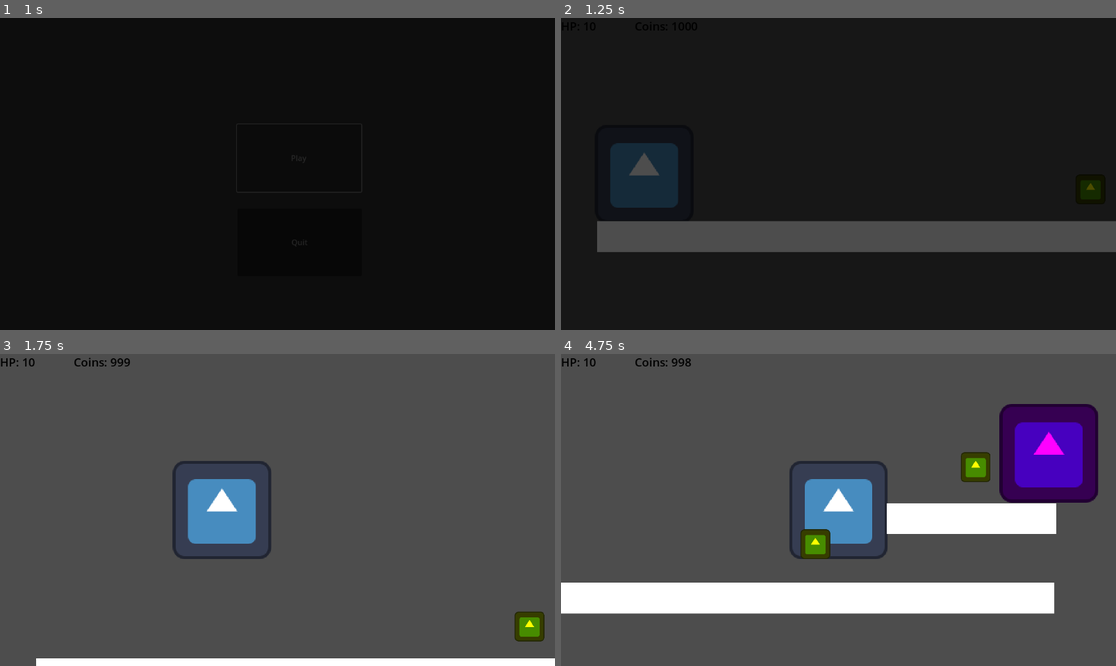
Above: before the commit, frames 1-4 (two rows, left to right).
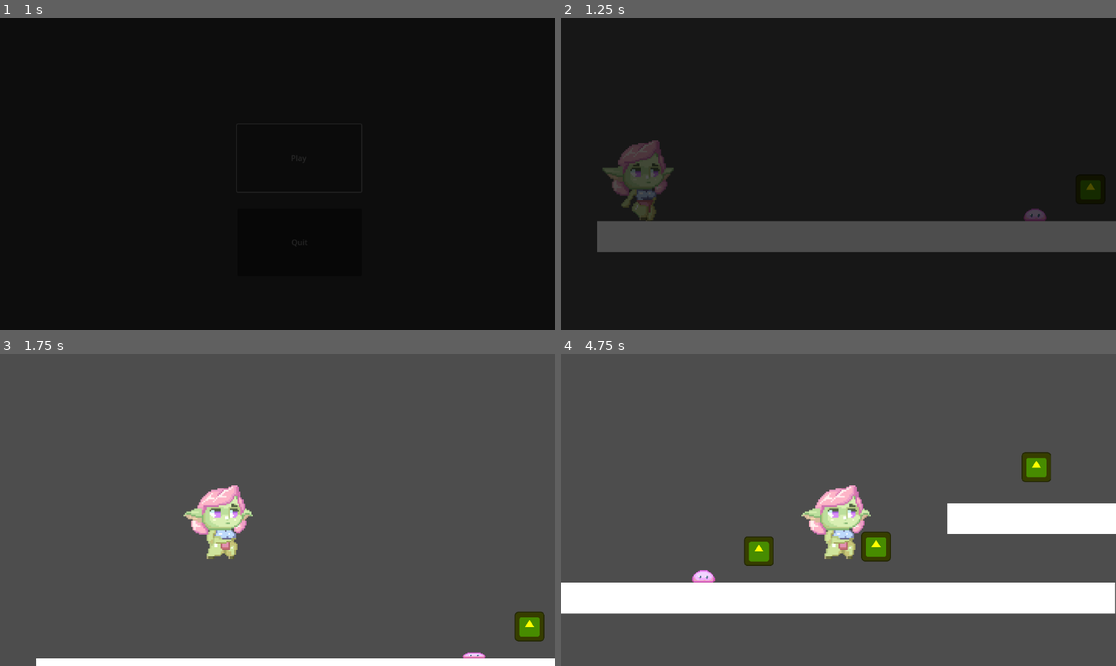
Above: after the commit, the same moments.

Repository: Rabbidking/Game-Develop-Month
Game: Godot game, scene res://Scenes/main.tscn
Same seed, same stepped clock (60 frames per second), same inputs: the game is played once before the commit and once after it. The engine's default icon, where the game draws it, is replaced by a stand-in: a white triangle on a blue panel in a dark square.
Inputs:
- Up to frame 1 (1 s): click "Play" at 0.5 s
- Up to frame 2 (1.25 s): no input
- Up to frame 3 (1.75 s): tap Enter (ui_accept) at 1.25, 1.52, 1.55 s; hold Right (ui_right) from 1.28 s (still down); tap Z (throw_coin) at 1.35 s
- Up to frame 4 (4.75 s): tap Enter (ui_accept) at 1.82, 2.1, 2.27, 2.57, 3.05, 3.77, 4.07, 4.35, 4.52 s; tap Z (throw_coin) at 2.3, 2.85, 3.6 s; release Right (ui_right) at 2.78 s; hold Left (ui_left) 2.78-3.53 s; hold Right (ui_right) from 3.53 s (still down)

Frame 1 is identical in both runs. In frame 2, 2.6% of the frame differs, in the area x 7-88%, y 39-66%; in frame 3, 3.6%; in frame 4, 14%, in the area x 0-100%, y 1-84%.

Commit message:
Melee Update
-Added Sprite Animations to Player
-Added Sprite, Animations, Class to Slime
-Added Basic Melee Attack

Diff:
--- a/Scenes/Characters/Player.tscn
+++ b/Scenes/Characters/Player.tscn
@@ -1,10 +1,120 @@
-[gd_scene load_steps=4 format=3 uid="uid://cg30x40n0c7pl"]
+[gd_scene load_steps=23 format=3 uid="uid://cg30x40n0c7pl"]
 
 [ext_resource type="Script" path="res://Scripts/Player.gd" id="1_r040e"]
 [ext_resource type="Texture2D" uid="uid://dvbg65h2l8c2v" path="res://icon.svg" id="2_7vdvc"]
+[ext_resource type="Texture2D" uid="uid://cbrckxkf3714a" path="res://Sprites/Character Sprites/Player/Player Smack 1.png" id="3_dncnx"]
+[ext_resource type="Texture2D" uid="uid://c1nt22bqxf6qw" path="res://Sprites/Character Sprites/Player/Player Jump 1.png" id="4_agmx2"]
+[ext_resource type="Texture2D" uid="uid://bhq4t5h6ivu86" path="res://Sprites/Character Sprites/Player/Player Jump 2.png" id="5_io5oi"]
+[ext_resource type="Texture2D" uid="uid://bdwpevgqycmyg" path="res://Sprites/Character Sprites/Player/Player Jump 3.png" id="6_wva6p"]
+[ext_resource type="Texture2D" uid="uid://cx4sx3r2afr0" path="res://Sprites/Character Sprites/Player/Player Smack 2.png" id="7_6nk3o"]
+[ext_resource type="Texture2D" uid="uid://qv2cwtblsmuo" path="res://Sprites/Character Sprites/Player/Player Smack 3.png" id="8_2chmj"]
+[ext_resource type="Texture2D" uid="uid://7bndgbhdcibg" path="res://Sprites/Character Sprites/Player/Player Smack 4.png" id="9_gowym"]
+[ext_resource type="Texture2D" uid="uid://c4p7lrqekatc8" path="res://Sprites/Character Sprites/Player/Player Toss 1.png" id="10_i5sib"]
+[ext_resource type="Texture2D" uid="uid://dc1tjr72wpf7q" path="res://Sprites/Character Sprites/Player/Player Toss 2.png" id="11_51x5h"]
+[ext_resource type="Texture2D" uid="uid://b6c0kgu0bmsc8" path="res://Sprites/Character Sprites/Player/Player Toss 3.png" id="12_l0xe5"]
+[ext_resource type="Texture2D" uid="uid://d34wn6sw0mrb3" path="res://Sprites/Character Sprites/Player/Player Walk 1.png" id="13_g5ltd"]
+[ext_resource type="Texture2D" uid="uid://brub2q1dhysf6" path="res://Sprites/Character Sprites/Player/Player Walk 2.png" id="14_rivoe"]
+[ext_resource type="Texture2D" uid="uid://da4h1jjiah5y1" path="res://Sprites/Character Sprites/Player/Player Walk 3.png" id="15_sq45y"]
+[ext_resource type="Texture2D" uid="uid://c5e2eym3uhgpb" path="res://Sprites/Character Sprites/Player/Player Walk 4.png" id="16_rowro"]
+[ext_resource type="Texture2D" uid="uid://cccfk1i6dayim" path="res://Sprites/Character Sprites/Player/Player Walk 5.png" id="17_eo0u4"]
+[ext_resource type="Texture2D" uid="uid://cg84pbvycibiv" path="res://Sprites/Character Sprites/Player/Player Walk 6.png" id="18_4w3ws"]
+[ext_resource type="Texture2D" uid="uid://bhpuaxprq5q0m" path="res://Sprites/Character Sprites/Player/Player Walk 7.png" id="19_aur34"]
+
+[sub_resource type="SpriteFrames" id="SpriteFrames_s2cak"]
+animations = [{
+"frames": [{
+"duration": 1.0,
+"texture": ExtResource("6_wva6p")
+}],
+"loop": true,
+"name": &"Falling",
+"speed": 5.0
+}, {
+"frames": [{
+"duration": 1.0,
+"texture": ExtResource("3_dncnx")
+}],
+"loop": false,
+"name": &"Idle",
+"speed": 5.0
+}, {
+"frames": [{
+"duration": 1.0,
+"texture": ExtResource("4_agmx2")
+}, {
+"duration": 1.0,
+"texture": ExtResource("5_io5oi")
+}, {
+"duration": 1.0,
+"texture": ExtResource("6_wva6p")
+}],
+"loop": false,
+"name": &"Jump",
+"speed": 5.0
+}, {
+"frames": [{
+"duration": 1.0,
+"texture": ExtResource("3_dncnx")
+}, {
+"duration": 1.0,
+"texture": ExtResource("7_6nk3o")
+}, {
+"duration": 1.0,
+"texture": ExtResource("8_2chmj")
+}, {
+"duration": 1.0,
+"texture": ExtResource("9_gowym")
+}],
+"loop": false,
+"name": &"Smack",
+"speed": 5.0
+}, {
+"frames": [{
+"duration": 1.0,
+"texture": ExtResource("10_i5sib")
+}, {
+"duration": 1.0,
+"texture": ExtResource("11_51x5h")
+}, {
+"duration": 1.0,
+"texture": ExtResource("12_l0xe5")
+}],
+"loop": false,
+"name": &"Toss",
+"speed": 5.0
+}, {
+"frames": [{
+"duration": 1.0,
+"texture": ExtResource("13_g5ltd")
+}, {
+"duration": 1.0,
+"texture": ExtResource("14_rivoe")
+}, {
+"duration": 1.0,
+"texture": ExtResource("15_sq45y")
+}, {
+"duration": 1.0,
+"texture": ExtResource("16_rowro")
+}, {
+"duration": 1.0,
+"texture": ExtResource("17_eo0u4")
+}, {
+"duration": 1.0,
+"texture": ExtResource("18_4w3ws")
+}, {
+"duration": 1.0,
+"texture": ExtResource("19_aur34")
+}],
+"loop": true,
+"name": &"Walk",
+"speed": 5.0
+}]
 
 [sub_resource type="RectangleShape2D" id="RectangleShape2D_t5aps"]
 size = Vector2(122, 123)
+
+[sub_resource type="RectangleShape2D" id="RectangleShape2D_pf2ij"]
+size = Vector2(58, 123)
 
 [node name="Player" type="CharacterBody2D"]
 position = Vector2(679, 184)
@@ -13,8 +123,14 @@
 metadata/_edit_group_ = true
 
 [node name="Sprite2D" type="Sprite2D" parent="."]
-process_mode = 3
+visible = false
 texture = ExtResource("2_7vdvc")
+
+[node name="AnimatedSprite2D" type="AnimatedSprite2D" parent="."]
+scale = Vector2(2, 2)
+sprite_frames = SubResource("SpriteFrames_s2cak")
+animation = &"Walk"
+speed_scale = 2.0
 
 [node name="CollisionShape2D" type="CollisionShape2D" parent="."]
 position = Vector2(1, -0.5)
@@ -25,3 +141,15 @@
 limit_left = 0
 limit_top = 0
 limit_bottom = 1000
+
+[node name="HitBox" type="Area2D" parent="."]
+position = Vector2(72, -41)
+collision_mask = 2
+
+[node name="CollisionShape2D" type="CollisionShape2D" parent="HitBox"]
+position = Vector2(19, 40.5)
+shape = SubResource("RectangleShape2D_pf2ij")
+disabled = true
+
+[connection signal="animation_finished" from="AnimatedSprite2D" to="." method="_on_animated_sprite_2d_animation_finished"]
+[connection signal="body_entered" from="HitBox" to="." method="_on_hit_box_body_entered"]
--- /dev/null
+++ b/Scenes/Enemies/slime.tscn
@@ -0,0 +1,84 @@
+[gd_scene load_steps=15 format=3 uid="uid://dm2wferv1am2t"]
+
+[ext_resource type="Texture2D" uid="uid://cdfy5yp40osww" path="res://Sprites/Character Sprites/Enemies/Slime/Slime Idle Hop 1.png" id="1_gl1fy"]
+[ext_resource type="Script" path="res://Scripts/Enemies/slime.gd" id="1_tact6"]
+[ext_resource type="Texture2D" uid="uid://b2t4a5sc6tf71" path="res://Sprites/Character Sprites/Enemies/Slime/Slime Death 1.png" id="2_1hrat"]
+[ext_resource type="Texture2D" uid="uid://borobjet84vgx" path="res://Sprites/Character Sprites/Enemies/Slime/Slime Idle Hop 2.png" id="2_bb3yf"]
+[ext_resource type="Texture2D" uid="uid://dfu6t5bfwpcd3" path="res://Sprites/Character Sprites/Enemies/Slime/Slime Idle Hop 3.png" id="3_kd7cn"]
+[ext_resource type="Texture2D" uid="uid://bkskcbckeoayi" path="res://Sprites/Character Sprites/Enemies/Slime/Slime Death 2.png" id="3_r2r06"]
+[ext_resource type="Texture2D" uid="uid://p3w0uu4ur2j3" path="res://Sprites/Character Sprites/Enemies/Slime/Slime Death 3.png" id="4_f36ii"]
+[ext_resource type="Texture2D" uid="uid://dm5nmnogs7dkx" path="res://Sprites/Character Sprites/Enemies/Slime/Slime Idle Hop 4.png" id="4_lwe31"]
+[ext_resource type="Texture2D" uid="uid://rlucmfq53xjs" path="res://Sprites/Character Sprites/Enemies/Slime/Slime Idle Hop 5.png" id="5_t1bsl"]
+[ext_resource type="Texture2D" uid="uid://dnhmnakfum11d" path="res://Sprites/Character Sprites/Enemies/Slime/Slime Death 4.png" id="5_x7ila"]
+[ext_resource type="Texture2D" uid="uid://m557w1kwc2a2" path="res://Sprites/Character Sprites/Enemies/Slime/Slime Idle Hop 6.png" id="6_r5hsj"]
+
+[sub_resource type="CapsuleShape2D" id="CapsuleShape2D_3b08d"]
+radius = 16.0
+height = 32.0
+
+[sub_resource type="SpriteFrames" id="SpriteFrames_po8xt"]
+animations = [{
+"frames": [{
+"duration": 1.0,
+"texture": ExtResource("1_gl1fy")
+}, {
+"duration": 1.0,
+"texture": ExtResource("2_bb3yf")
+}, {
+"duration": 1.0,
+"texture": ExtResource("3_kd7cn")
+}, {
+"duration": 1.0,
+"texture": ExtResource("4_lwe31")
+}, {
+"duration": 1.0,
+"texture": ExtResource("5_t1bsl")
+}, {
+"duration": 1.0,
+"texture": ExtResource("6_r5hsj")
+}],
+"loop": true,
+"name": &"Idle",
+"speed": 5.0
+}]
+
+[sub_resource type="SpriteFrames" id="SpriteFrames_smkgs"]
+animations = [{
+"frames": [{
+"duration": 1.0,
+"texture": ExtResource("2_1hrat")
+}, {
+"duration": 1.0,
+"texture": ExtResource("3_r2r06")
+}, {
+"duration": 1.0,
+"texture": ExtResource("4_f36ii")
+}, {
+"duration": 1.0,
+"texture": ExtResource("5_x7ila")
+}],
+"loop": false,
+"name": &"Death",
+"speed": 5.0
+}]
+
+[node name="Slime" type="CharacterBody2D"]
+collision_layer = 2
+script = ExtResource("1_tact6")
+
+[node name="CollisionShape2D" type="CollisionShape2D" parent="."]
+position = Vector2(0, 6)
+shape = SubResource("CapsuleShape2D_3b08d")
+
+[node name="AnimatedSprite2D_Alive" type="AnimatedSprite2D" parent="."]
+sprite_frames = SubResource("SpriteFrames_po8xt")
+animation = &"Idle"
+autoplay = "Idle"
+
+[node name="AnimatedSprite2D_Death" type="AnimatedSprite2D" parent="."]
+visible = false
+sprite_frames = SubResource("SpriteFrames_smkgs")
+animation = &"Death"
+speed_scale = 3.0
+
+[connection signal="animation_finished" from="AnimatedSprite2D_Death" to="." method="_on_animated_sprite_2d_death_animation_finished"]
--- a/Scenes/Objects/coin.tscn
+++ b/Scenes/Objects/coin.tscn
@@ -7,13 +7,11 @@
 radius = 22.3607
 
 [node name="Coin" type="Area2D"]
-process_mode = 3
 collision_layer = 2
 script = ExtResource("1_u2c7h")
 metadata/_edit_group_ = true
 
 [node name="Sprite2D" type="Sprite2D" parent="."]
-process_mode = 3
 modulate = Color(1, 1, 0, 1)
 scale = Vector2(0.3, 0.3)
 texture = ExtResource("1_dv050")
--- a/Scenes/node_2d.tscn
+++ b/Scenes/node_2d.tscn
@@ -1,10 +1,8 @@
-[gd_scene load_steps=7 format=3 uid="uid://ctr41k87yka3m"]
+[gd_scene load_steps=5 format=3 uid="uid://ctr41k87yka3m"]
 
 [ext_resource type="PackedScene" uid="uid://cg30x40n0c7pl" path="res://Scenes/Characters/Player.tscn" id="1_mlrhm"]
 [ext_resource type="PackedScene" uid="uid://cvweuwm70dfls" path="res://Scenes/Objects/coin.tscn" id="2_5w26j"]
-[ext_resource type="PackedScene" uid="uid://cb30r1baciypu" path="res://Scenes/UI/UI.tscn" id="3_b4e6w"]
-[ext_resource type="Script" path="res://Scripts/Collectables.gd" id="3_bxp7d"]
-[ext_resource type="PackedScene" uid="uid://dvgsg4hw8fq80" path="res://Scenes/Characters/shopkeep.tscn" id="5_2qcv6"]
+[ext_resource type="PackedScene" uid="uid://dm2wferv1am2t" path="res://Scenes/Enemies/slime.tscn" id="3_hn7fs"]
 
 [sub_resource type="RectangleShape2D" id="RectangleShape2D_ekgc2"]
 size = Vector2(1104.5, 40)
@@ -12,7 +10,7 @@
 [node name="Node2D" type="Node2D"]
 
 [node name="Player" parent="." instance=ExtResource("1_mlrhm")]
-position = Vector2(108, 544)
+position = Vector2(106, 540)
 
 [node name="StaticBody2D" type="StaticBody2D" parent="."]
 position = Vector2(-15, 605)
@@ -41,24 +39,14 @@
 position = Vector2(612.75, 20)
 shape = SubResource("RectangleShape2D_ekgc2")
 
-[node name="UI" parent="." instance=ExtResource("3_b4e6w")]
-
-[node name="Collectables" type="Node2D" parent="."]
-script = ExtResource("3_bxp7d")
-
-[node name="Coin" parent="Collectables" instance=ExtResource("2_5w26j")]
+[node name="Coin" parent="." instance=ExtResource("2_5w26j")]
 position = Vector2(1047, 455)
 
-[node name="Coin2" parent="Collectables" instance=ExtResource("2_5w26j")]
+[node name="Coin2" parent="." instance=ExtResource("2_5w26j")]
 position = Vector2(839, 564)
 
-[node name="Coin3" parent="Collectables" instance=ExtResource("2_5w26j")]
+[node name="Coin3" parent="." instance=ExtResource("2_5w26j")]
 position = Vector2(687, 564)
 
-[node name="Timer" type="Timer" parent="Collectables"]
-autostart = true
-
-[node name="Shopkeep" parent="." instance=ExtResource("5_2qcv6")]
-position = Vector2(1142, 437)
-
-[connection signal="timeout" from="Collectables/Timer" to="Collectables" method="_on_timer_timeout"]
+[node name="Slime" parent="." instance=ExtResource("3_hn7fs")]
+position = Vector2(615, 589)
--- /dev/null
+++ b/Scripts/Enemies/slime.gd
@@ -0,0 +1,27 @@
+extends CharacterBody2D
+
+var health = 10
+const SPEED = 300.0
+const JUMP_VELOCITY = -400.0
+
+# Get the gravity from the project settings to be synced with RigidBody nodes.
+var gravity = ProjectSettings.get_setting("physics/2d/default_gravity")
+
+
+func _physics_process(delta):
+	# Add the gravity.
+	if not is_on_floor():
+		velocity.y += gravity * delta
+
+func hurt():
+	health -= 10
+	if health <= 0:
+		die()
+
+func die():
+	$AnimatedSprite2D_Alive.visible = false
+	$AnimatedSprite2D_Death.visible = true
+	$AnimatedSprite2D_Death.play("Death")
+
+func _on_animated_sprite_2d_death_animation_finished():
+	queue_free()
--- a/Scripts/Player.gd
+++ b/Scripts/Player.gd
@@ -1,14 +1,12 @@
 extends CharacterBody2D
 
-#var coins = Game.coins
-var health = 10
+var coins = 0
 var SPEED = 400.0
 var JUMP_VELOCITY = -500.0
 #var jump_max = 2
 #var jump_count = 0
 #const SPEED = 300.0
 #const JUMP_VELOCITY = -400.0
-
 
 # Get the gravity from the project settings to be synced with RigidBody nodes.
 var gravity = ProjectSettings.get_setting("physics/2d/default_gravity")
@@ -36,6 +34,7 @@
 
 	if Input.is_action_just_pressed("ui_accept") and is_on_floor():
 		velocity.y = JUMP_VELOCITY
+		$AnimatedSprite2D.play("Jump")
 
 	# Get the input direction and handle the movement/deceleration.
 	# As good practice, you should replace UI actions with custom gameplay actions.
@@ -45,21 +44,28 @@
 	else:
 		velocity.x = move_toward(velocity.x, 0, SPEED)
 
+
+	if Input.is_action_just_pressed("ui_left") and is_on_floor():
+		$AnimatedSprite2D.play("Walk")
+		$AnimatedSprite2D.flip_h = true
+	elif Input.is_action_just_pressed("ui_right") and is_on_floor():
+		$AnimatedSprite2D.play("Walk")
+		$AnimatedSprite2D.flip_h = false
+	elif Input.is_action_just_released("ui_left") or Input.is_action_just_released("ui_right") and is_on_floor():
+		$AnimatedSprite2D.play("Idle")
+
 	move_and_slide()
 
 	if Input.is_action_just_pressed("throw_coin"):
 		throw_coin()
+	if Input.is_action_just_pressed("smack"):
+		smack()
 
-func add_coin(value):
-	var final_value = value
-	for multiplier in Game.coin_multipliers:
-		final_value *= multiplier
-	Game.coins += final_value
-	print(Game.coin_multipliers)
-	#Utils.saveGame()
-	#print("Num coins: " + str(coins))
-	#print("Speed: " + str(SPEED))
-	#print("Jump Height: " + str(JUMP_VELOCITY))
+func add_coin():
+	coins += 1
+	print("Num coins: " + str(coins))
+	print("Speed: " + str(SPEED))
+	print("Jump Height: " + str(JUMP_VELOCITY))
 #	if coins >= 10:
 #		SPEED -= 100
 #		JUMP_VELOCITY += 100
@@ -68,10 +74,25 @@
 #			JUMP_VELOCITY = 100
 
 func throw_coin():
+	$AnimatedSprite2D.play("Toss")
 	# default is Z
-	if Game.coins <= 0:
-		Game.coins = 0
+	if coins <= 0:
+		coins = 0
 		return
 	else:
-		Game.coins -= 1
-	#print("Num coins: " + str(Game.coins))
+		coins -= 1
+	print("Num coins: " + str(coins))
+
+func smack():
+	$AnimatedSprite2D.play("Smack")
+	$HitBox/CollisionShape2D.disabled = false
+
+func _on_animated_sprite_2d_animation_finished():
+	$AnimatedSprite2D.play("Idle")
+	$HitBox/CollisionShape2D.disabled = true
+
+func _on_hit_box_body_entered(body):
+	if body.get_collision_layer_value(2):
+		print("Hello")
+		if body.has_method("hurt"):
+			body.hurt()
--- a/Scripts/coin.gd
+++ b/Scripts/coin.gd
@@ -22,5 +22,5 @@
 		tween.tween_property(self, "position", position + Vector2(0, -90), 0.5)
 		tween.tween_property(self, "modulate:a", 0.0, 0.5)
 		#ADD COINS TO PLAYER BEFORE CALLING QUEUE FREE
-		body.add_coin(1)
+		body.add_coin()
 		tween.tween_callback(self.queue_free)
--- a/Scripts/main.gd
+++ b/Scripts/main.gd
@@ -2,12 +2,10 @@
 
 
 
-func _ready():
-	#Utils.saveGame()
-	Utils.loadGame()
-
 func _on_quit_pressed():
 	get_tree().quit()
 
+
+
 func _on_play_pressed():
 	SceneTransition.change_scene_to_file("res://Scenes/node_2d.tscn")
Not shown: 1 places in Scenes/main.tscn that only renumber resources
